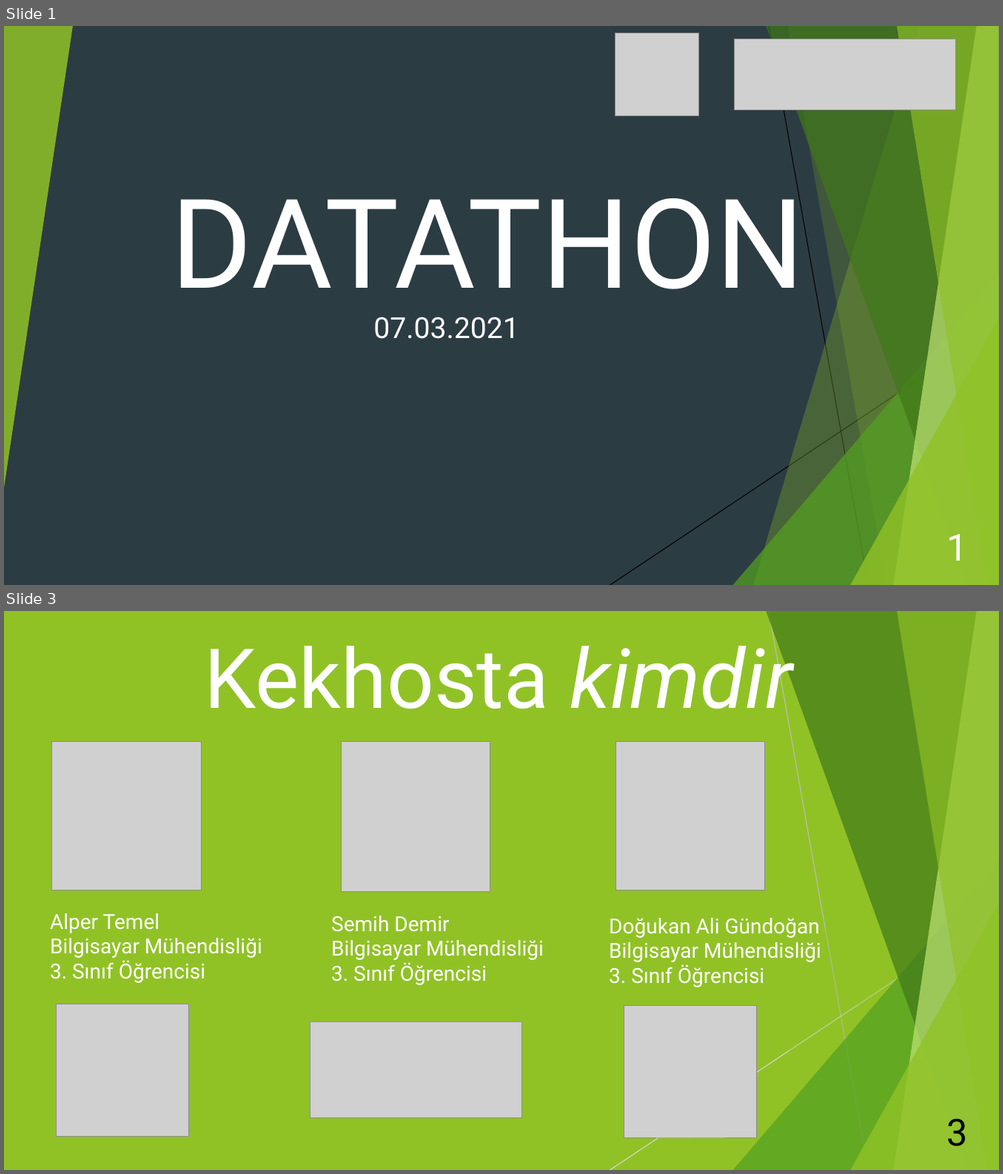
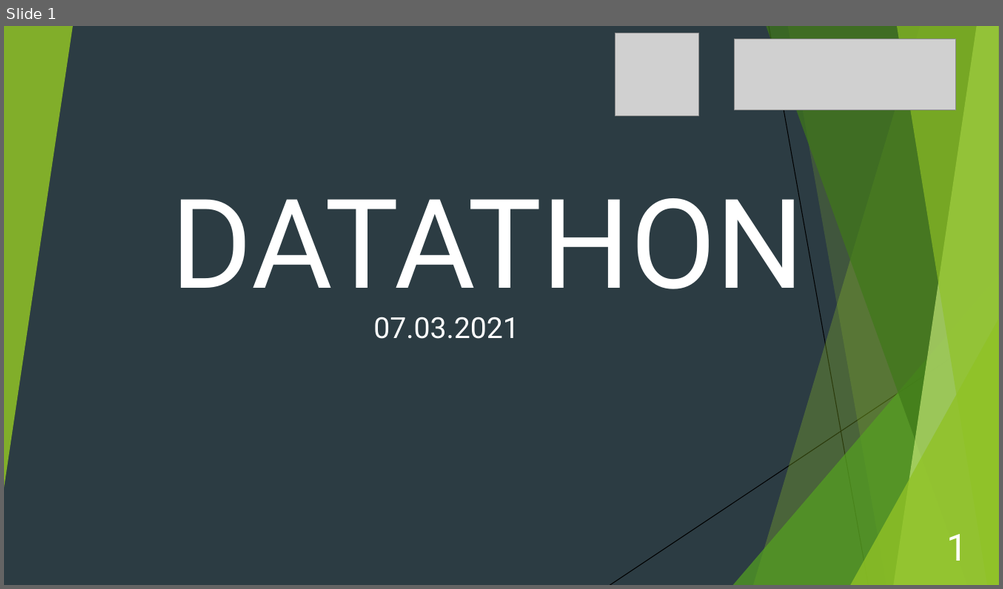
Before and after one commit to alpertml/METU_Stats_Club_Datathon_Solution, a slide deck: sunum.pptx. Shown one above the other, each under a label of ours: slides 1 and 3 before the commit, slide 1 after it; the slides between them are not shown. The pictures are 1003x1174 and 1003x589 pixels, drawn with LibreOffice and Linux fonts; fonts in the diff are those of the drawing; grey boxes stand for pictures. Boxes give left, top, right and bottom in pixels: in the first picture for what was removed or moved away, otherwise in the second. Text is boxed around its words. In the diff, an @@ line names an element or a change of style, - is before the commit and + after.

```diff
--- a/sunum.pptx
+++ b/sunum.pptx
@@ slide 3 removed at bbox=[4, 611, 999, 1170], background #90C226; not listed: 7 template elements that a slide beside it also shows @@
@@ text removed at bbox=[205, 632, 792, 727] @@
-Kekhosta kimdir
@@ line removed from (768, 611) to (868, 1170) @@
@@ picture removed at bbox=[52, 741, 201, 891] @@
@@ picture removed at bbox=[341, 741, 490, 891] @@
@@ picture removed at bbox=[616, 741, 765, 891] @@
@@ title removed at bbox=[50, 914, 262, 983] @@
-Alper Temel
-Bilgisayar Mühendisliği
-3. Sınıf Öğrencisi
@@ text removed at bbox=[331, 916, 543, 985] @@
-Semih Demir
-Bilgisayar Mühendisliği
-3. Sınıf Öğrencisi
@@ text removed at bbox=[609, 918, 821, 988] @@
-Doğukan Ali Gündoğan
-Bilgisayar Mühendisliği
-3. Sınıf Öğrencisi
@@ line removed from (999, 911) to (610, 1170) @@
@@ triangle removed at bbox=[4, 939, 40, 1170] @@
@@ picture removed at bbox=[57, 1004, 189, 1137] @@
@@ picture removed at bbox=[623, 1005, 756, 1139] @@
@@ picture removed at bbox=[310, 1022, 521, 1119] @@
@@ text removed at bbox=[946, 1119, 967, 1147] @@
-3
```
Also in this commit, not shown: 1 slide changed.
